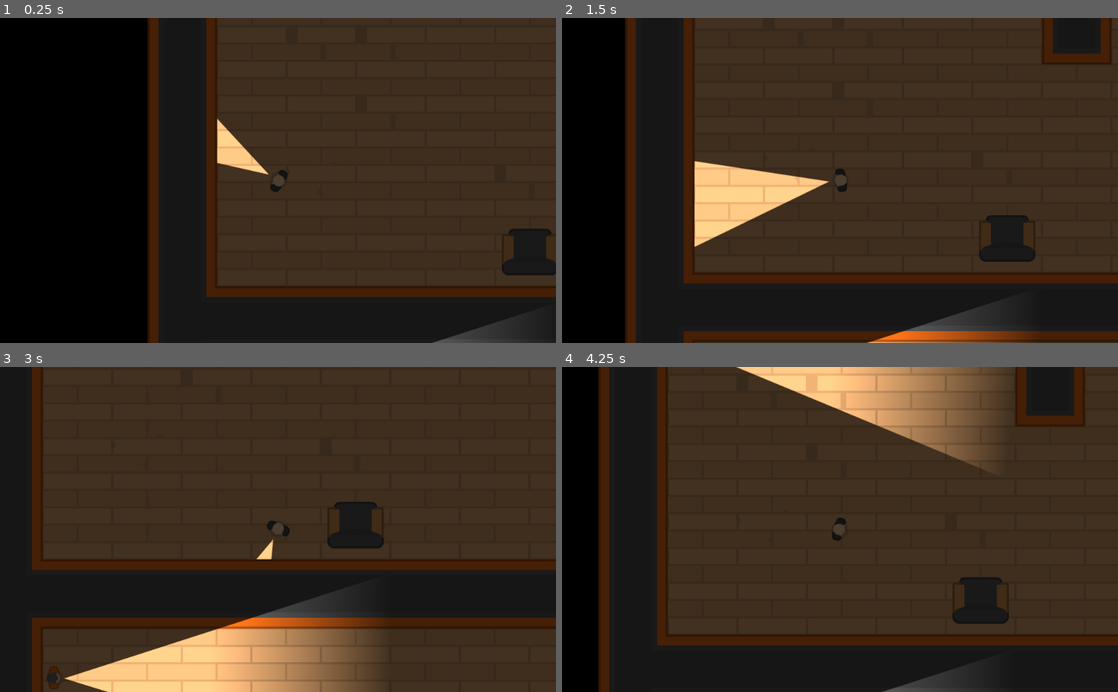
Above: before the commit, frames 1-4 (two rows, left to right).
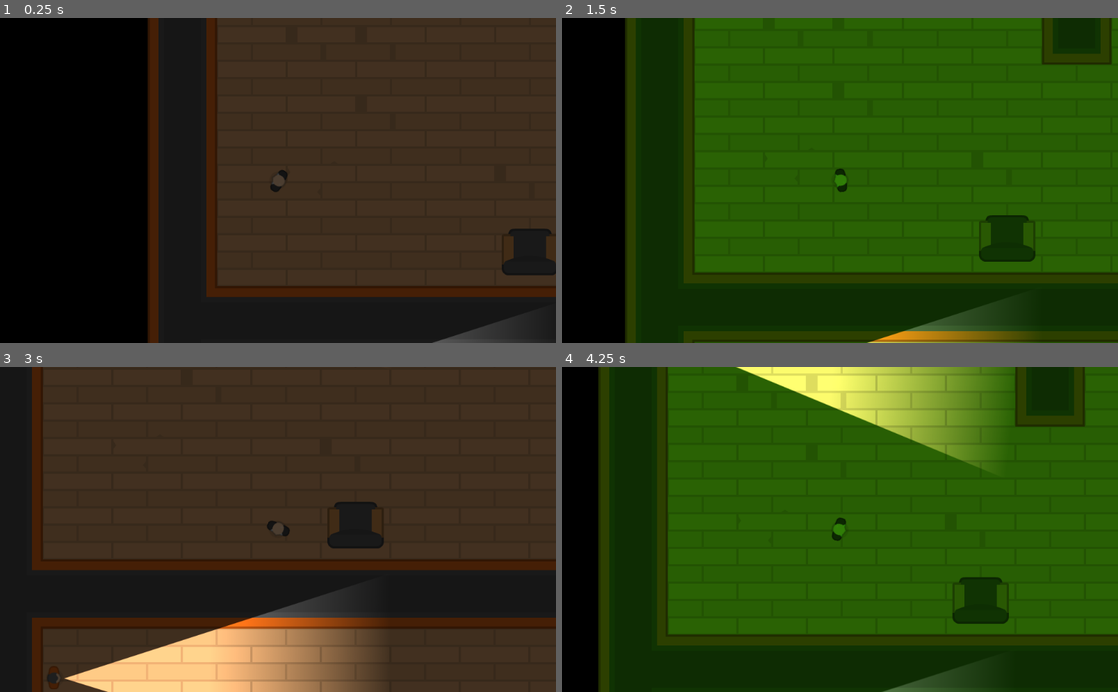
Above: after the commit, the same moments.

Repository: PatrykDagiel/GodotProjects
Game: Godot game, scene res://Levels/LevelOne.tscn
Two runs of this game, one before a commit and one after it. Both use one fixed random seed, a clock stepped at 60 frames per second and the inputs below.
Inputs (mouse positions are in pixels of both pictures, inside the frame that each line leads up to):
- Up to frame 1 (0.25 s): no input
- Up to frame 2 (1.5 s): tap Enter at 0.5 s; move the mouse to (962, 164) at 0.52 s; hold D (move_right) 0.53-1.28 s; tap Z (switch_torch, bound only before the commit) at 0.6, 1.35 s; move the mouse to (728, 196) at 1.27 s; hold S (move_down) from 1.28 s (still down)
- Up to frame 3 (3 s): move the mouse to (333, 458) at 2.02 s; release S (move_down) at 2.03 s; hold D (move_right) 2.03-2.78 s; tap Z (switch_torch, bound only before the commit) at 2.1, 2.85 s; move the mouse to (250, 594) at 2.77 s; hold W (move_up) from 2.78 s (still down)
- Up to frame 4 (4.25 s): move the mouse to (1006, 578) at 3.52 s; release W (move_up) at 3.53 s; hold A (move_left) from 3.53 s (still down); tap Z (switch_torch, bound only before the commit) at 3.6 s

The runs differ from the first frame. In frame 1, 0.7% of the frame differs, in the area x 39-49%, y 30-49%; in frame 2, 71%; in frame 3, less than 0.1%; in frame 4, 75%, in the area x 6-100%, y 0-100%.
Error in both runs: Invalid get index '0' (on base: 'PoolVector2Array'). (res://Characters/Guard.gd:22)

Commit message:
DarkVision mode

Diff:
--- a/HeistMeisters/Characters/Player.tscn
+++ b/HeistMeisters/Characters/Player.tscn
@@ -1,9 +1,8 @@
-[gd_scene load_steps=5 format=2]
+[gd_scene load_steps=4 format=2]
 
 [ext_resource path="res://Characters/TemplateCharacter.tscn" type="PackedScene" id=1]
 [ext_resource path="res://Player.gd" type="Script" id=2]
 [ext_resource path="res://GFX/PNG/Hitman 1/hitman1_stand.png" type="Texture" id=3]
-[ext_resource path="res://Lightmaps/Torch.tscn" type="PackedScene" id=4]
 
 [node name="Player" instance=ExtResource( 1 )]
 collision_mask = 6
@@ -11,7 +10,3 @@
 
 [node name="Sprite" parent="." index="0"]
 texture = ExtResource( 3 )
-
-[node name="Torch" parent="." index="2" instance=ExtResource( 4 )]
-position = Vector2( 15, 0 )
-shadow_enabled = true
--- /dev/null
+++ b/HeistMeisters/Interface/VisionMode.gd
@@ -0,0 +1,31 @@
+extends CanvasModulate
+
+const DARK = Color('4c4c4c')
+const NIGHT_VISION = Color('319a0b')
+
+var cooldown = false
+
+func _ready():
+	color = DARK
+	visible = true
+
+func cycle_vision_mode():
+	if not cooldown:
+		if (color == NIGHT_VISION):
+			turnOnDarkMode()
+		else:
+			turnOnDarkVisionMode()
+		cooldown = true
+		$ModeCooldown.start()
+
+func turnOnDarkMode():
+	color = DARK
+	$NightvisionSound.stream = load("res://SFX/nightvision_off.wav")
+	$NightvisionSound.play()
+func turnOnDarkVisionMode():
+	color = NIGHT_VISION
+	$NightvisionSound.stream = load("res://SFX/nightvision.wav")
+	$NightvisionSound.play()
+
+func _on_ModeCooldown_timeout():
+	cooldown = false
--- /dev/null
+++ b/HeistMeisters/Interface/VisionMode.tscn
@@ -0,0 +1,16 @@
+[gd_scene load_steps=2 format=2]
+
+[ext_resource path="res://Interface/VisionMode.gd" type="Script" id=1]
+
+[node name="VisionMode" type="CanvasModulate" groups=[
+"Interface",
+]]
+visible = false
+color = Color( 0.192157, 0.603922, 0.0431373, 1 )
+script = ExtResource( 1 )
+
+[node name="NightvisionSound" type="AudioStreamPlayer2D" parent="."]
+
+[node name="ModeCooldown" type="Timer" parent="."]
+one_shot = true
+[connection signal="timeout" from="ModeCooldown" to="." method="_on_ModeCooldown_timeout"]
--- a/HeistMeisters/Levels/TemplateLevel.tscn
+++ b/HeistMeisters/Levels/TemplateLevel.tscn
@@ -1,8 +1,9 @@
-[gd_scene load_steps=17 format=2]
+[gd_scene load_steps=18 format=2]
 
 [ext_resource path="res://Tiles/Tiless.tres" type="TileSet" id=1]
 [ext_resource path="res://Characters/Player.tscn" type="PackedScene" id=2]
 [ext_resource path="res://GFX/Tilesheet/tilesheet_complete_2X.png" type="Texture" id=3]
+[ext_resource path="res://Interface/VisionMode.tscn" type="PackedScene" id=4]
 
 [sub_resource type="OccluderPolygon2D" id=1]
 polygon = PoolVector2Array( 16, 32, 24, 32, 32, 24, 96, 24, 104, 32, 120, 32, 120, 96, 104, 112, 24, 112, 8, 96, 8, 32 )
@@ -10,6 +11,18 @@
 [sub_resource type="ConvexPolygonShape2D" id=2]
 points = PoolVector2Array( 96, 24, 104, 32, 120, 32, 120, 88, 112, 104, 16, 104, 8, 88, 8, 32, 24, 32, 32, 24, 48, 24 )
 
+[sub_resource type="OccluderPolygon2D" id=3]
+polygon = PoolVector2Array( 0, 0, 128, 0, 128, 128, 0, 128 )
+
+[sub_resource type="ConvexPolygonShape2D" id=4]
+points = PoolVector2Array( 0, 0, 128, 0, 128, 128, 0, 128 )
+
+[sub_resource type="OccluderPolygon2D" id=5]
+polygon = PoolVector2Array( 0, 0, 128, 0, 128, 128, 0, 128 )
+
+[sub_resource type="ConvexPolygonShape2D" id=6]
+points = PoolVector2Array( 0, 0, 128, 0, 128, 128, 0, 128 )
+
 [sub_resource type="OccluderPolygon2D" id=7]
 polygon = PoolVector2Array( 0, 0, 128, 0, 128, 128, 0, 128 )
 
@@ -17,30 +30,18 @@
 points = PoolVector2Array( 0, 0, 128, 0, 128, 128, 0, 128 )
 
 [sub_resource type="OccluderPolygon2D" id=9]
-polygon = PoolVector2Array( 0, 0, 128, 0, 128, 128, 0, 128 )
+polygon = PoolVector2Array( 36, 72, 44, 64, 48, 56, 52, 52, 60, 48, 68, 40, 76, 52, 80, 60, 80, 68, 84, 76, 76, 80, 68, 84, 60, 84, 52, 80, 44, 80 )
 
 [sub_resource type="ConvexPolygonShape2D" id=10]
-points = PoolVector2Array( 0, 0, 128, 0, 128, 128, 0, 128 )
+points = PoolVector2Array( 36, 72, 48, 60, 52, 52, 60, 48, 68, 40, 76, 52, 80, 60, 80, 68, 84, 72, 84, 80, 72, 80, 68, 84, 56, 84, 52, 80, 44, 80 )
 
 [sub_resource type="OccluderPolygon2D" id=11]
-polygon = PoolVector2Array( 0, 0, 128, 0, 128, 128, 0, 128 )
+polygon = PoolVector2Array( 0, 16, 128, 16, 128, 384, 0, 384 )
 
 [sub_resource type="ConvexPolygonShape2D" id=12]
-points = PoolVector2Array( 0, 0, 128, 0, 128, 128, 0, 128 )
-
-[sub_resource type="OccluderPolygon2D" id=13]
-polygon = PoolVector2Array( 36, 72, 44, 64, 48, 56, 52, 52, 60, 48, 68, 40, 76, 52, 80, 60, 80, 68, 84, 76, 76, 80, 68, 84, 60, 84, 52, 80, 44, 80 )
-
-[sub_resource type="ConvexPolygonShape2D" id=14]
-points = PoolVector2Array( 36, 72, 48, 60, 52, 52, 60, 48, 68, 40, 76, 52, 80, 60, 80, 68, 84, 72, 84, 80, 72, 80, 68, 84, 56, 84, 52, 80, 44, 80 )
-
-[sub_resource type="OccluderPolygon2D" id=15]
-polygon = PoolVector2Array( 0, 16, 128, 16, 128, 384, 0, 384 )
-
-[sub_resource type="ConvexPolygonShape2D" id=16]
 points = PoolVector2Array( 0, 0, 128, 0, 128, 384, 0, 384 )
 
-[sub_resource type="TileSet" id=6]
+[sub_resource type="TileSet" id=13]
 0/name = "krzeslo1"
 0/texture = ExtResource( 3 )
 0/tex_offset = Vector2( 0, 0 )
@@ -198,8 +199,7 @@
 [node name="Camera2D" type="Camera2D" parent="Player"]
 current = true
 
-[node name="CanvasModulate" type="CanvasModulate" parent="."]
-color = Color( 0.298039, 0.298039, 0.298039, 1 )
+[node name="VisionMode" parent="." instance=ExtResource( 4 )]
 
 [node name="Cameras" type="Node2D" parent="."]
 
--- a/HeistMeisters/Player.gd
+++ b/HeistMeisters/Player.gd
@@ -22,12 +22,12 @@
 	else:
 		motion.x = lerp(motion.x, 0, FRICTION)
 
-func switch_torch():
-	if Input.is_action_just_pressed("switch_torch") && $Torch.enabled == true:
-		$Torch.enabled = false
-	elif Input.is_action_just_pressed("switch_torch") && $Torch.enabled == false:
-		$Torch.enabled = true
-
+#func switch_torch():
+#	if Input.is_action_just_pressed("toggle_vision_mode") && $Torch.enabled == true:
+#		$Torch.enabled = false
+#	elif Input.is_action_just_pressed("toggle_vision_mode") && $Torch.enabled == false:
+#		$Torch.enabled = true
+#
 func _input(event):
-	if Input.is_action_just_pressed("switch_torch"):
-		$Torch.enabled = !$Torch.enabled
+	if Input.is_action_just_pressed("toggle_vision_mode"):
+		get_tree().call_group("Interface", "cycle_vision_mode")
--- a/HeistMeisters/project.godot
+++ b/HeistMeisters/project.godot
@@ -41,7 +41,7 @@
 "events": [ Object(InputEventKey,"resource_local_to_scene":false,"resource_name":"","device":0,"alt":false,"shift":false,"control":false,"meta":false,"command":false,"pressed":false,"scancode":68,"unicode":0,"echo":false,"script":null)
  ]
 }
-switch_torch={
+toggle_vision_mode={
 "deadzone": 0.5,
 "events": [ Object(InputEventKey,"resource_local_to_scene":false,"resource_name":"","device":0,"alt":false,"shift":false,"control":false,"meta":false,"command":false,"pressed":false,"scancode":90,"unicode":0,"echo":false,"script":null)
  ]
Not shown: 6 places in HeistMeisters/Levels/TemplateLevel.tscn that only renumber resources
Not shown, added: HeistMeisters/debug.log
